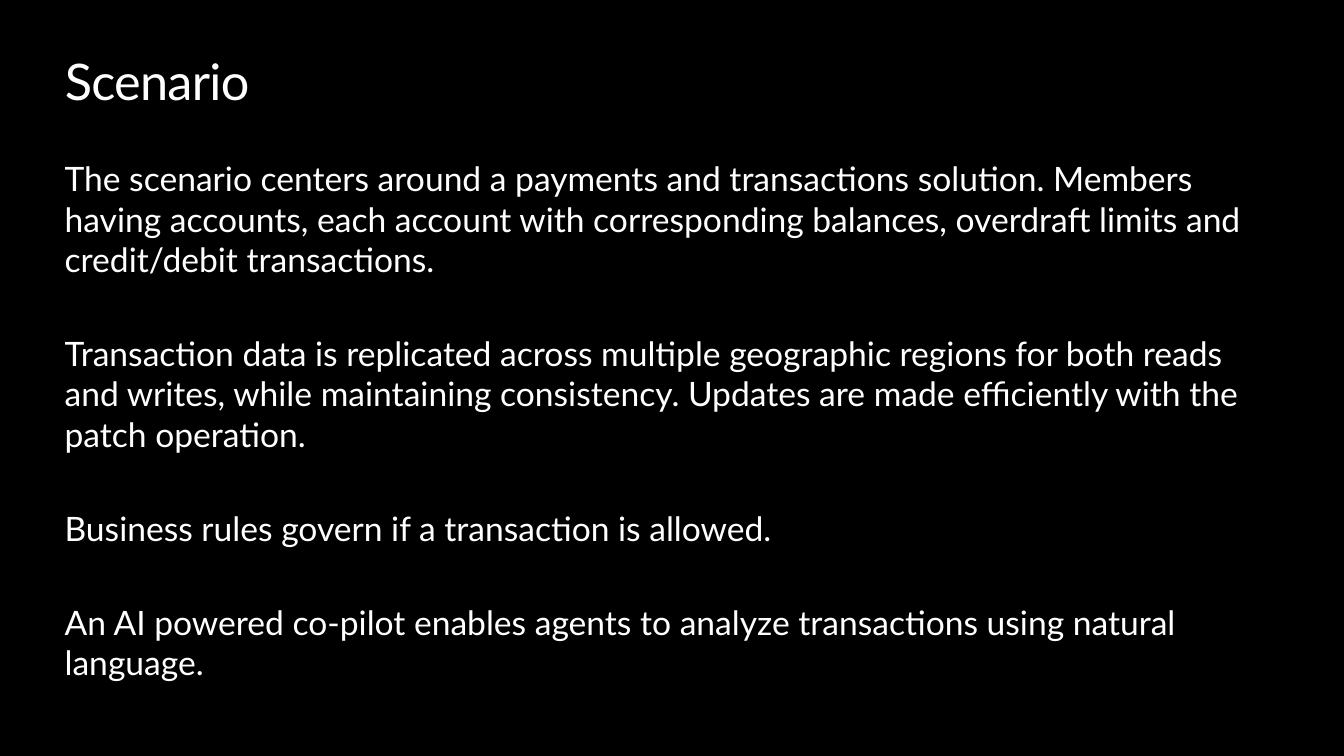
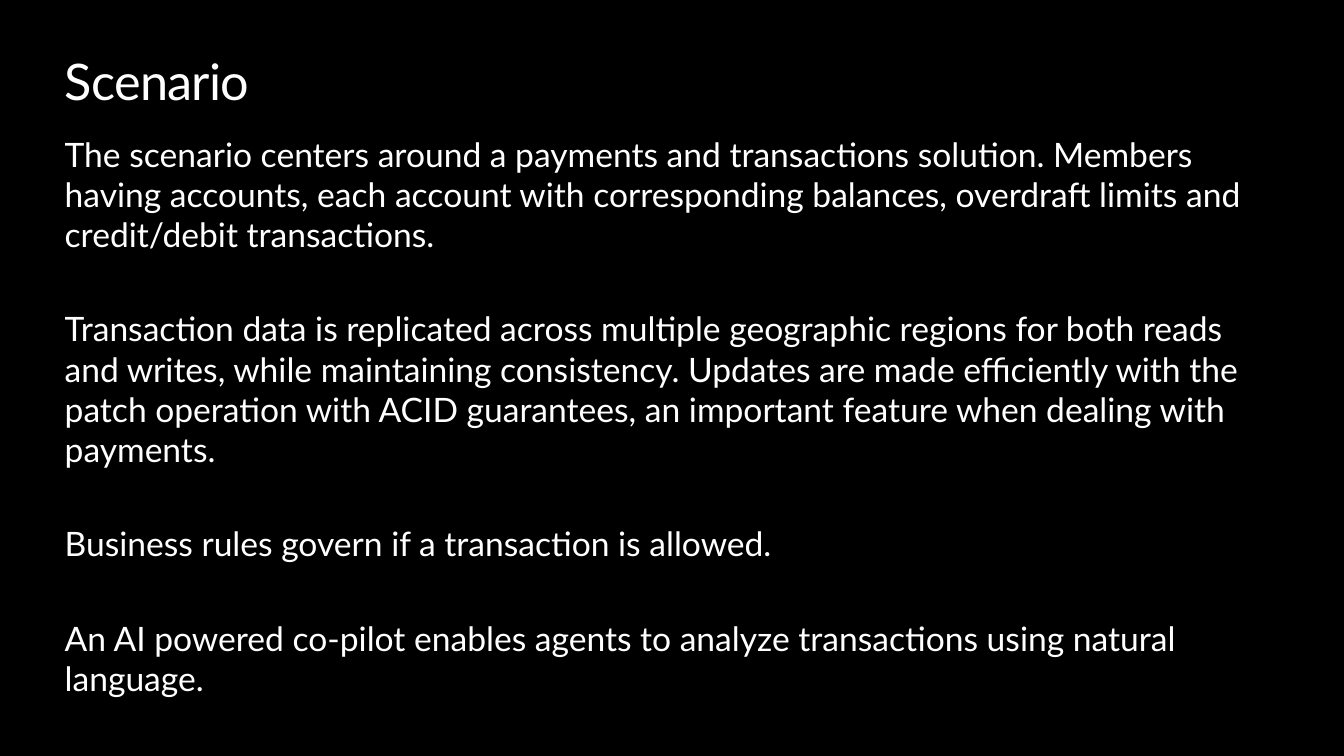
Before and after one commit to joelhulen/Real-Time-Transactions-Hackathon, a slide deck: slide 4 of Cosmos_DB_Payments_Tech_Scenario_Attendee_Coach_Deck.pptx. Drawn at 1344x756 pixels with LibreOffice and Linux fonts; fonts in the diff are those of the drawing; background and template pictures are left out. Boxes give left, top, right and bottom in pixels: in the first picture for what was removed or moved away, otherwise in the second. Text is boxed around its words. In the diff, an @@ line names an element or a change of style, - is before the commit and + after.

```diff
--- a/Cosmos_DB_Payments_Tech_Scenario_Attendee_Coach_Deck.pptx
+++ b/Cosmos_DB_Payments_Tech_Scenario_Attendee_Coach_Deck.pptx
@@ text "The scenario centers around a ...": place and size @@
-text "The scenario centers around a ..." at box(65, 166, 1240, 681)
+text "The scenario centers around a ..." at box(65, 142, 1240, 697)
@@ text at box(65, 316, 1238, 468): text changed @@
-Transaction data is replicated across multiple geographic regions for both reads and writes, while maintaining consistency. Updates are made efficiently with the patch operation.
+Transaction data is replicated across multiple geographic regions for both reads and writes, while maintaining consistency. Updates are made efficiently with the patch operation with ACID guarantees, an important feature when dealing with payments.
```
Also in this commit, not shown: 4 other slides changed, 3 slides added, 1 slide removed.
